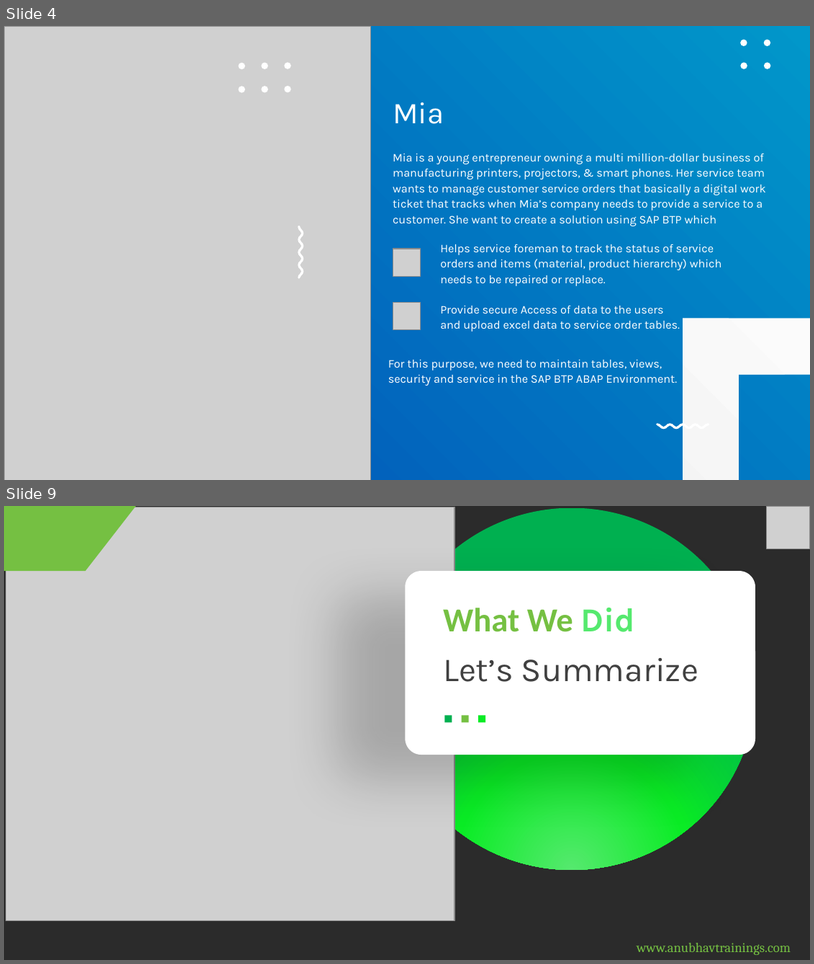
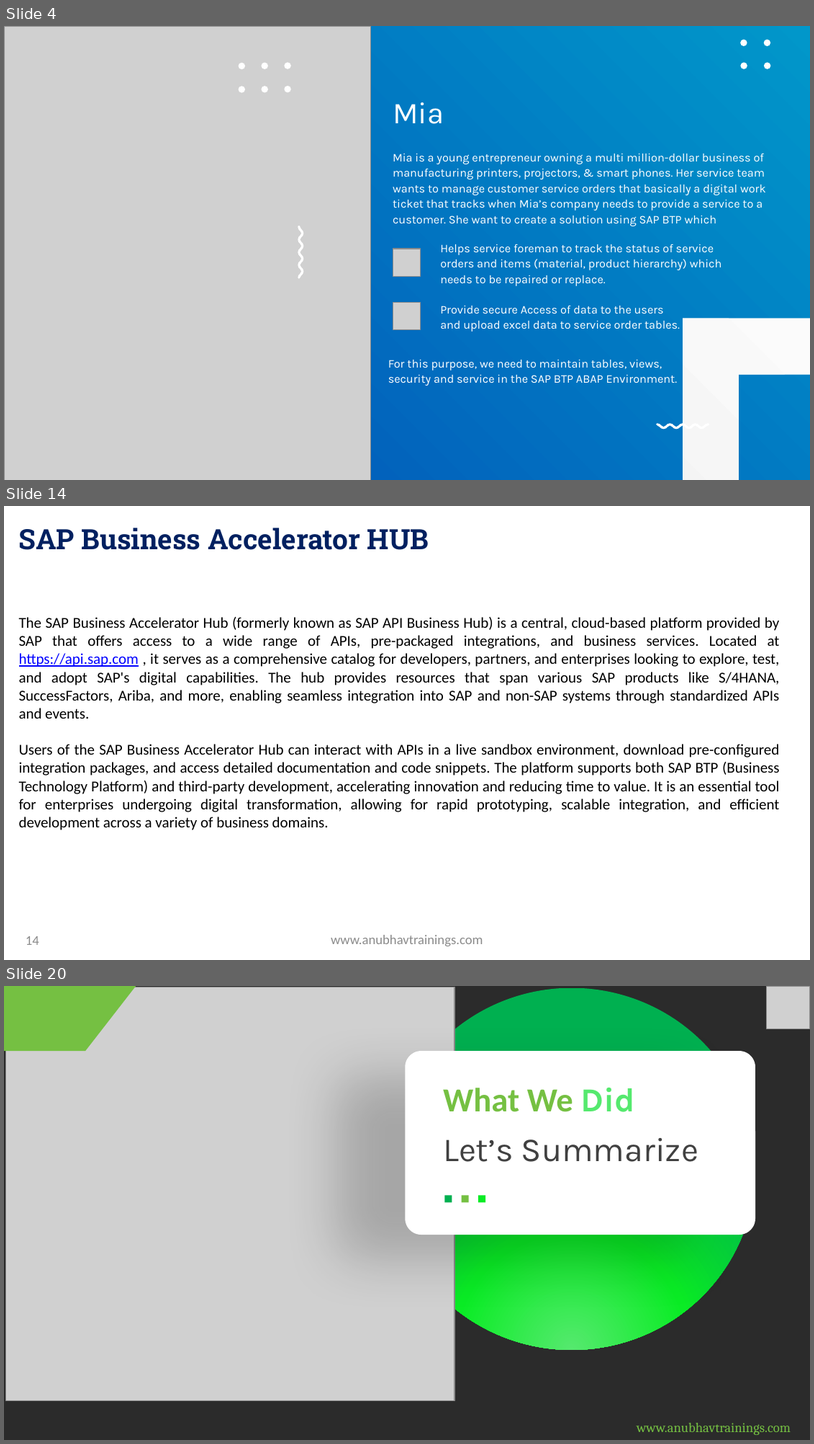
Before and after one commit to soyuztechnologies/SAP_Build_End_to_End, a slide deck: Day 30/SAP Build Training Day 30.pptx. Shown one above the other, each under a label of ours: slides 4 and 9 before the commit, slides 4, 14 and 20 after it; the slides between them are not shown. The pictures are 814x964 and 814x1444 pixels, drawn with LibreOffice and Linux fonts; fonts in the diff are those of the drawing; grey boxes stand for pictures; background and template pictures are left out; a plain dark background stands for a picture behind light text. Boxes give left, top, right and bottom in pixels: in the first picture for what was removed or moved away, otherwise in the second. Text is boxed around its words. In the diff, an @@ line names an element or a change of style, - is before the commit and + after.

```diff
--- a/Day 30/SAP Build Training Day 30.pptx
+++ b/Day 30/SAP Build Training Day 30.pptx
@@ slide 14 added at (4, 506, 810, 960), background picture (left out) @@
@@ title added at (19, 528, 429, 550), 25 pt, text gradient #002060 to #0070C0, bold @@
+SAP Business Accelerator HUB
@@ text added at (19, 617, 780, 830), 13.5 pt, text #000000 @@
+The SAP Business Accelerator Hub (formerly known as SAP API Business Hub) is a central, cloud-based platform provided by SAP that offers access to a wide range of APIs, pre-packaged integrations, and business services. Located at https://api.sap.com , it serves as a comprehensive catalog for developers, partners, and enterprises looking to explore, test, and adopt SAP's digital capabilities. The hub provides resources that span various SAP products like S/4HANA, SuccessFactors, Ariba, and more, enabling seamless integration into SAP and non-SAP systems through standardized APIs and events.
+Users of the SAP Business Accelerator Hub can interact with APIs in a live sandbox environment, download pre-configured integration packages, and access detailed documentation and code snippets. The platform supports both SAP BTP (Business Technology Platform) and third-party development, accelerating innovation and reducing time to value. It is an essential tool for enterprises undergoing digital transformation, allowing for rapid prototyping, scalable integration, and efficient development across a variety of business domains.
@@ page number added at (26, 936, 39, 944), 12 pt, text #8C8C8C @@
+14
@@ text added at (331, 934, 483, 946), 12 pt, text #8C8C8C @@
+www.anubhavtrainings.com
@@ what was slide 9 is now slide 20 @@
```
Also in this commit, not shown: 2 slides changed, 10 other slides added, 4 other files.
